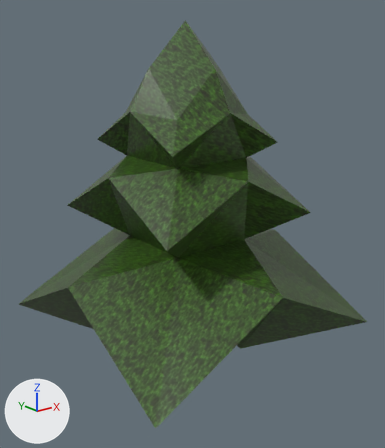
Before and after pictures for a commit that changed the Blender file Models/Pine.blend.
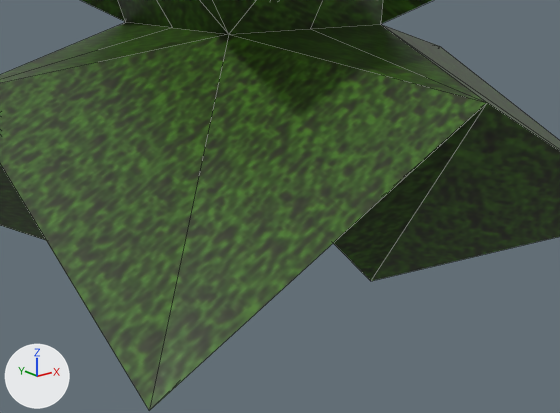
Each version appears first whole from a 50 mm camera at (-7.66, -9.82, 1.23) aimed at (0.09, -0.13, -2.64), and next in a close-up from a 50 mm camera at (-5.23, -7.05, -2.37) aimed at (0.41, 0.0, -5.19). The lights are fixed; the arrows at lower left show +X, +Y and +Z. The close-ups show mesh edges as thin lines.
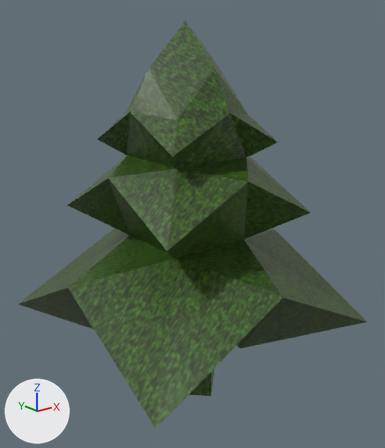
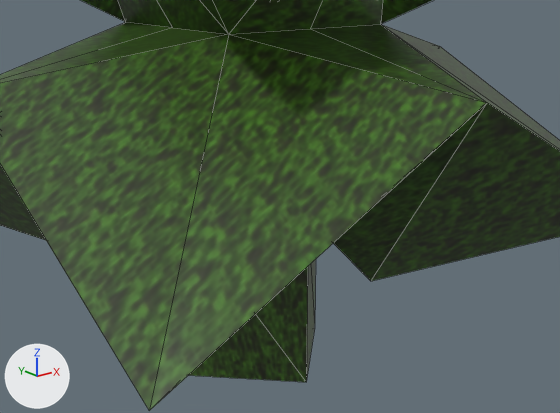
The newer file is also turned or shifted as a whole; pictures and numbers use the older file's frame.

Location of each change, (x1, y1, x2, y2) in pixels of the close-ups (560 x 413 px):
part 1 of me_cube, built on (green)
    after: (189, 259, 316, 382)
part 2 of me_cube, surface changed
    both: (0, 0, 560, 409)

The change, as a list of edits to the scene's bpy script:
```text
Change me_cube:
    used by ob_cube; location = (0.0, 0.0, 0.0)
    verts and faces of me_cube; kept vertices keep their numbers, new ones are numbered from 58
    before: 42 (-1.0, 0.0, -5.0), 44 (0.0, 1.0, -5.0), 46 (0.0, -1.0, -5.0), 48 (1.0, 0.0, -5.0), 50 (0.0, 0.0, -5.0)
    remove me_cube.from_pydata(...)  # 58 vertices, 112 faces; spans x -3.2..3.2, y -3.2..3.2, z -6.0..2.0
    add me_cube.from_pydata(...)  # 62 vertices, 120 faces; spans x -3.2..3.2, y -3.2..3.2, z -7.0..2.0
    me_cube part 1
    add delete_vertices([50])  # with the faces that use them
    add for new, old in zip([*range(58, 62)], [42, 44, 46, 48]): verts[new] = verts[old] + (0.0, 0.0, -2.0)
    add verts[62] = (0.0, 0.0, -7.0)
    add faces += [(46, 61, 48), (42, 44, 58), (44, 48, 59), (42, 60, 46), (60, 62, 61), (59, 61, 62)]
    add faces += [(58, 59, 62), (58, 62, 60), (46, 60, 61), (44, 59, 58), (48, 61, 59), (42, 58, 60)]
    me_cube part 2: 108 kept faces spanning x -3.2..3.2, y -3.2..3.2, z -6.0..2.0 get new texture (UV) coordinates
```
